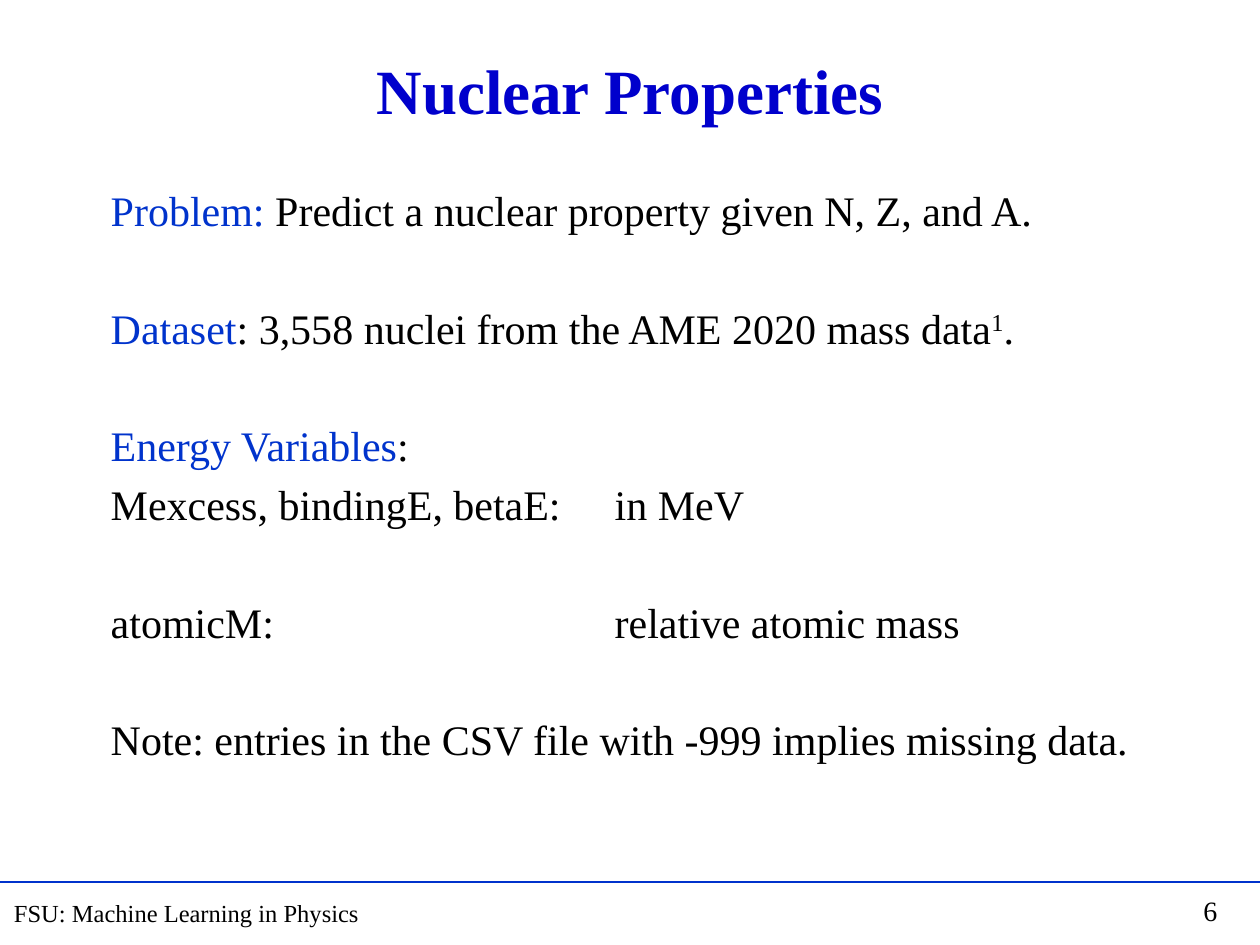
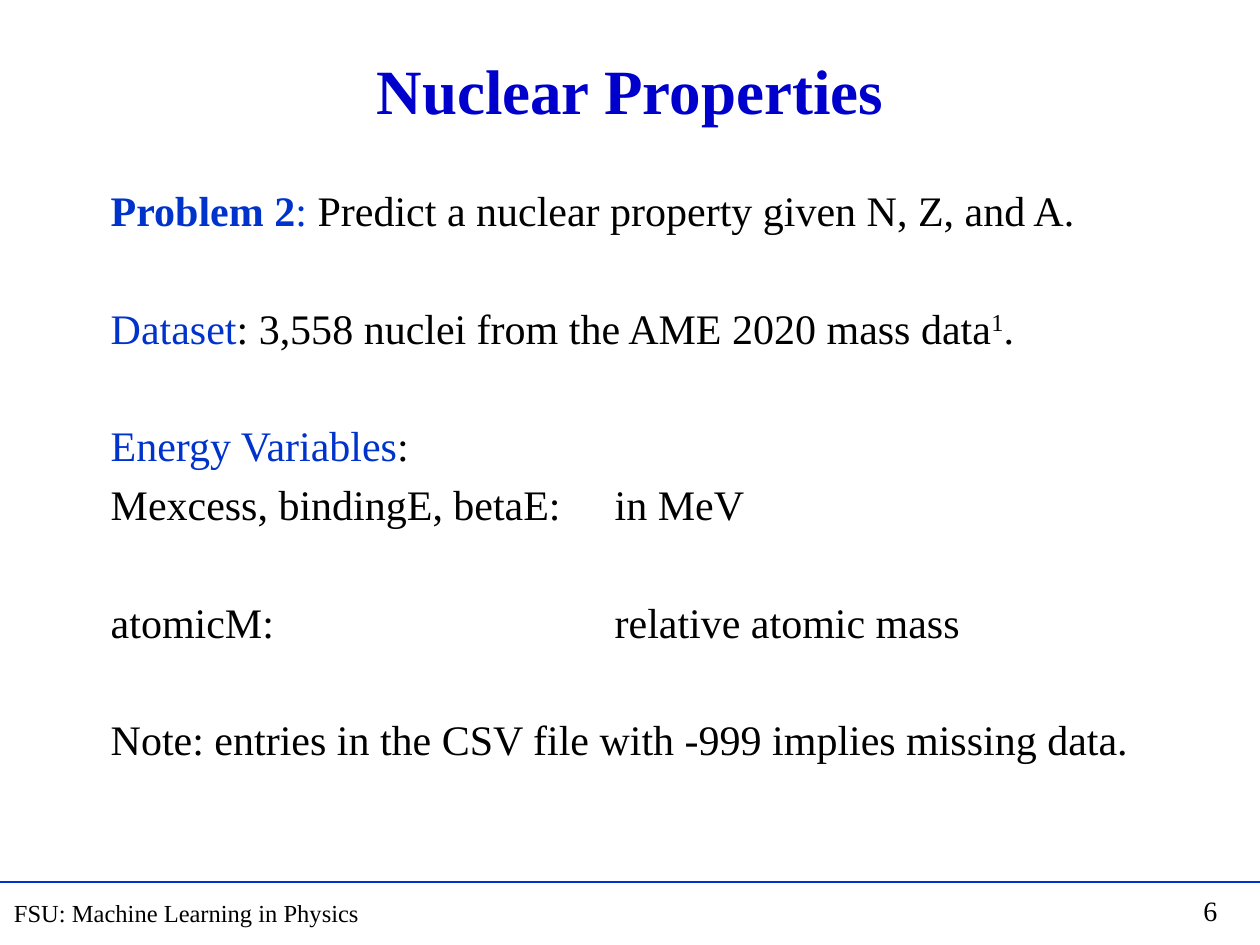
Before and after one commit to hbprosper/mlinphysics, a slide deck: slide 6 of Lectures/Projects/Projects.pptx. Drawn at 1260x945 pixels with LibreOffice and Linux fonts; fonts in the diff are those of the drawing. Boxes give left, top, right and bottom in pixels: in the first picture for what was removed or moved away, otherwise in the second. Text is boxed around its words. In the diff, an @@ line names an element or a change of style, - is before the commit and + after.

```diff
--- a/Lectures/Projects/Projects.pptx
+++ b/Lectures/Projects/Projects.pptx
@@ text at (111,197,1074,235): text changed @@
-Problem: Predict a nuclear property given N, Z, and A.
+Problem 2: Predict a nuclear property given N, Z, and A.
```
Also in this commit, not shown: 4 other slides changed, 1 slide added, 1 slide removed, 6 other files.
